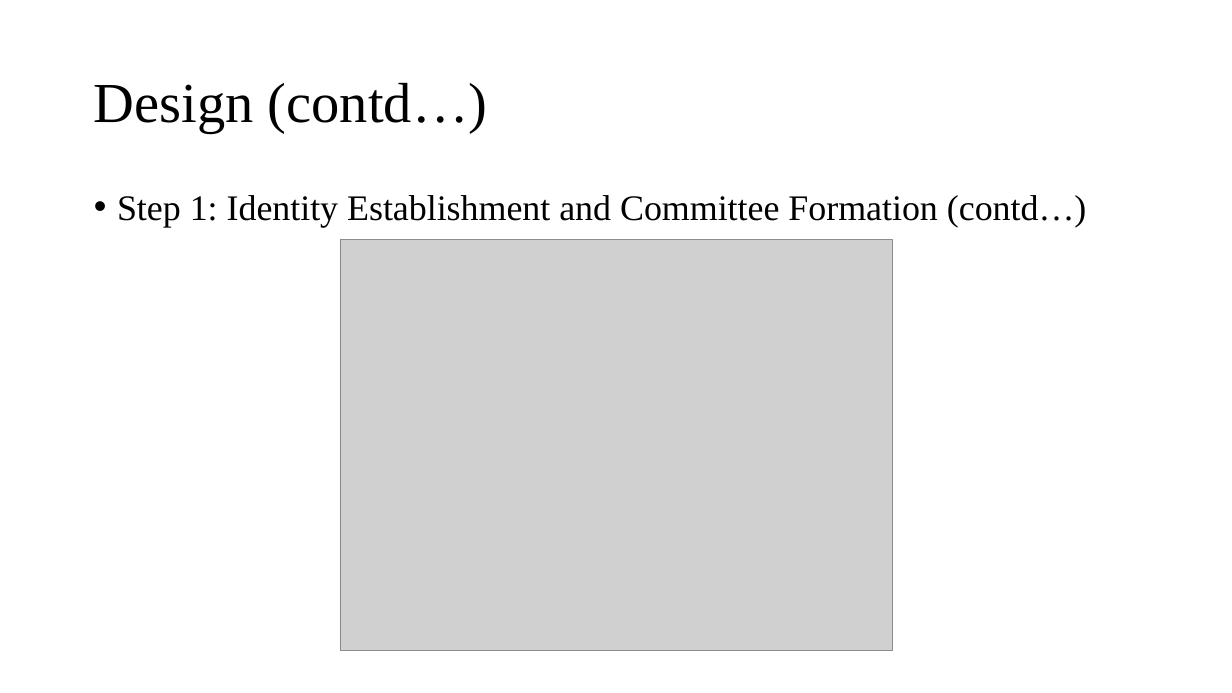
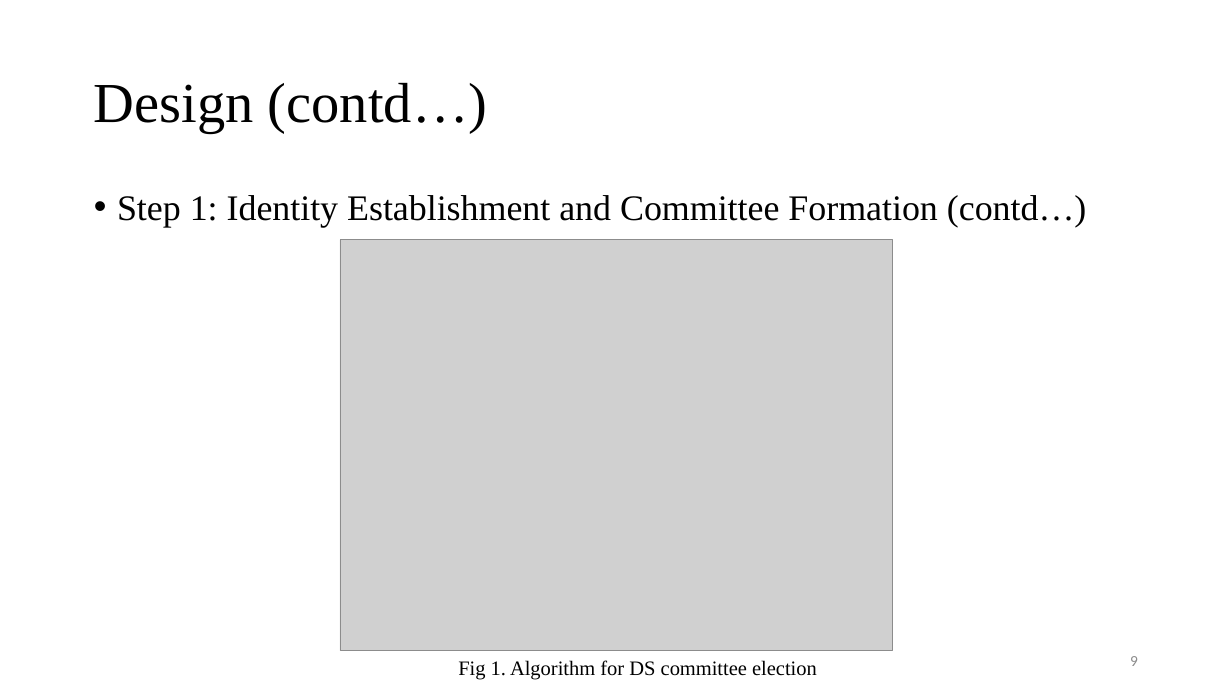
Before and after one commit to Tsajan/2018FallSemPOSTECH, a slide deck: slide 9 of CSED601 Dependable Computing/Sharding.pptx. Drawn at 1232x693 pixels with LibreOffice and Linux fonts; fonts in the diff are those of the drawing; grey boxes stand for pictures. Boxes give left, top, right and bottom in pixels: in the first picture for what was removed or moved away, otherwise in the second. Text is boxed around its words. In the diff, an @@ line names an element or a change of style, - is before the commit and + after.

```diff
--- a/CSED601 Dependable Computing/Sharding.pptx
+++ b/CSED601 Dependable Computing/Sharding.pptx
@@ page number added at (1130,656,1138,666), 12 pt, text #8C8C8C @@
+9
@@ text added at (458,660,817,680), 16 pt, text #000000 @@
+Fig 1. Algorithm for DS committee election
```
Also in this commit, not shown: 22 other slides changed, 4 other files.
